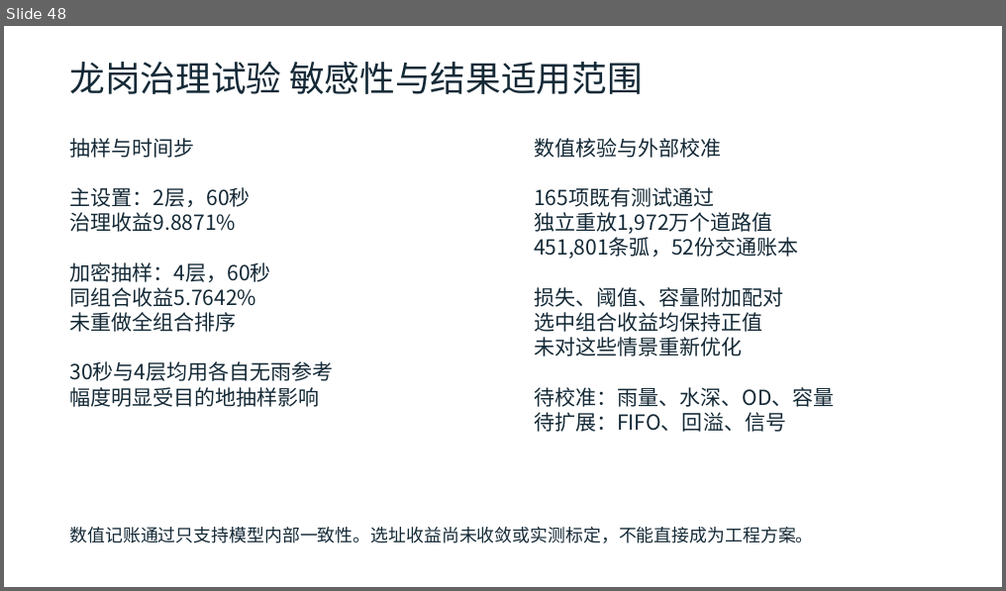
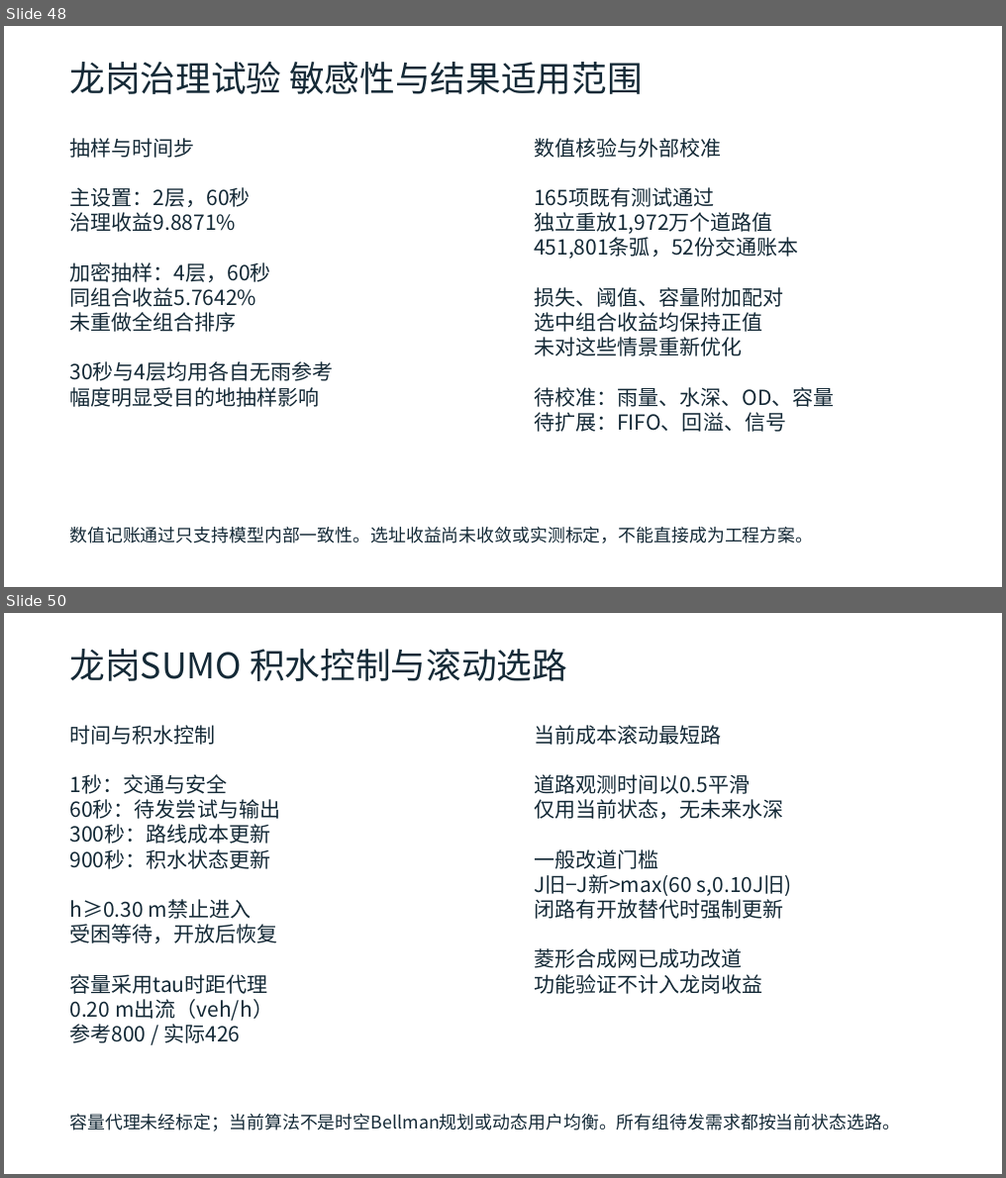
Before and after one commit to zhzhzh666/jiaotong, a slide deck: docs/deliverables/开题与阶段进展汇报.pptx. Shown one above the other, each under a label of ours: slide 48 before the commit, slides 48 and 50 after it; the slides between them are not shown. The pictures are 1006x591 and 1006x1178 pixels, drawn with LibreOffice and Linux fonts; fonts in the diff are those of the drawing. Boxes give left, top, right and bottom in pixels: in the first picture for what was removed or moved away, otherwise in the second. Text is boxed around its words. In the diff, an @@ line names an element or a change of style, - is before the commit and + after.

```diff
--- a/docs/deliverables/开题与阶段进展汇报.pptx
+++ b/docs/deliverables/开题与阶段进展汇报.pptx
@@ slide 50 added at (4,613,1002,1174), background #FFFFFF @@
@@ text added at (69,649,567,681), 34 pt, text #142936 @@
+龙岗SUMO 积水控制与滚动选路
@@ text added at (69,725,280,1044), 20 pt, text #142936 @@
+时间与积水控制
+1秒：交通与安全
+60秒：待发尝试与输出
+300秒：路线成本更新
+900秒：积水状态更新
+h≥0.30 m禁止进入
+受困等待，开放后恢复
+容量采用tau时距代理
+0.20 m出流（veh/h）
+参考800 / 实际426
@@ text added at (534,725,792,994), 20 pt, text #142936 @@
+当前成本滚动最短路
+道路观测时间以0.5平滑
+仅用当前状态，无未来水深
+一般改道门槛
+J旧−J新>max(60 s,0.10J旧)
+闭路有开放替代时强制更新
+菱形合成网已成功改道
+功能验证不计入龙岗收益
@@ text added at (69,1114,900,1132), 17 pt, text #142936 @@
+容量代理未经标定；当前算法不是时空Bellman规划或动态用户均衡。所有组待发需求都按当前状态选路。
```
Also in this commit, not shown: 8 slides changed, 4 other slides added, 17 other files.
